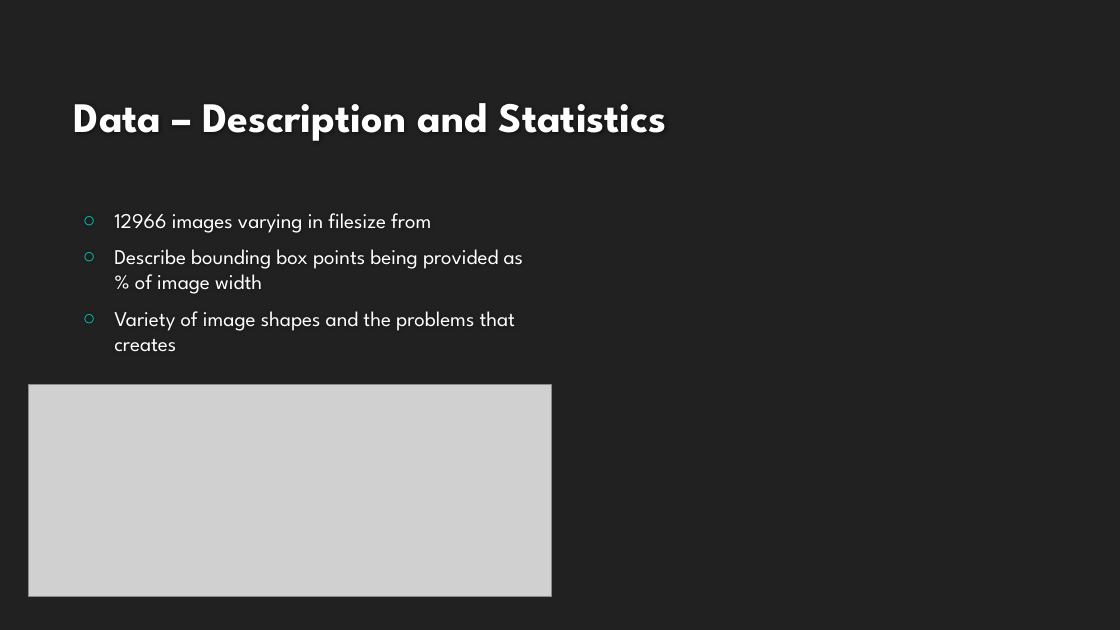
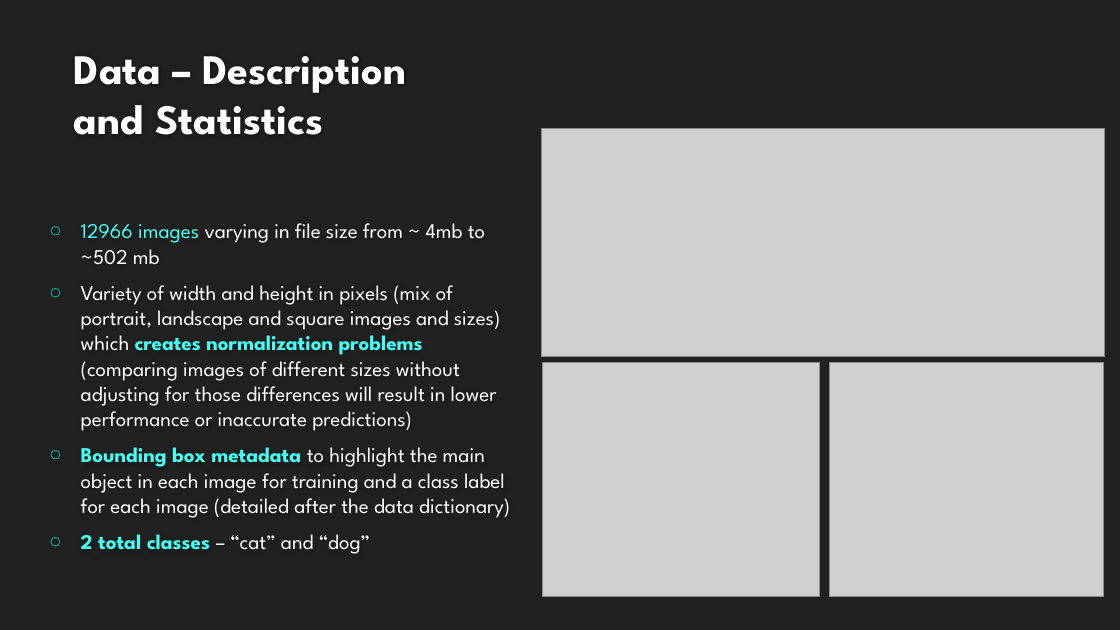
Before and after one commit to LaurenMadar/AML-finalgroup2, a slide deck: slide 4 of other/Group2_Phase1.pptx. Drawn at 1120x630 pixels with LibreOffice and Linux fonts; fonts in the diff are those of the drawing; grey boxes stand for pictures; background and template pictures are left out. Boxes give left, top, right and bottom in pixels: in the first picture for what was removed or moved away, otherwise in the second. Text is boxed around its words. In the diff, an @@ line names an element or a change of style, - is before the commit and + after.

```diff
--- a/other/Group2_Phase1.pptx
+++ b/other/Group2_Phase1.pptx
@@ title "Data – Description and Statistics" rewrapped from (x1=74, y1=103, x2=667, y2=141) to (x1=74, y1=56, x2=406, y2=135) @@
@@ picture resized from (x1=29, y1=384, x2=551, y2=597) to (x1=541, y1=128, x2=1105, y2=356) @@
@@ text at (x1=81, y1=223, x2=510, y2=554): text changed @@
-○ 12966 images varying in filesize from
-○ Describe bounding box points being provided as % of image width
-○ Variety of image shapes and the problems that creates
+○ 12966 images varying in file size from ~ 4mb to ~502 mb
+○ Variety of width and height in pixels (mix of portrait, landscape and square images and sizes) which creates normalization problems (comparing images of different sizes without adjusting for those differences will result in lower performance or inaccurate predictions)
+○ Bounding box metadata to highlight the main object in each image for training and a class label for each image (detailed after the data dictionary)
+○ 2 total classes – “cat” and “dog”
@@ picture added at (x1=542, y1=362, x2=819, y2=597) @@
@@ picture added at (x1=829, y1=362, x2=1104, y2=597) @@
```
Also in this commit, not shown: 5 other slides changed, 2 slides added, 2 slides removed.
